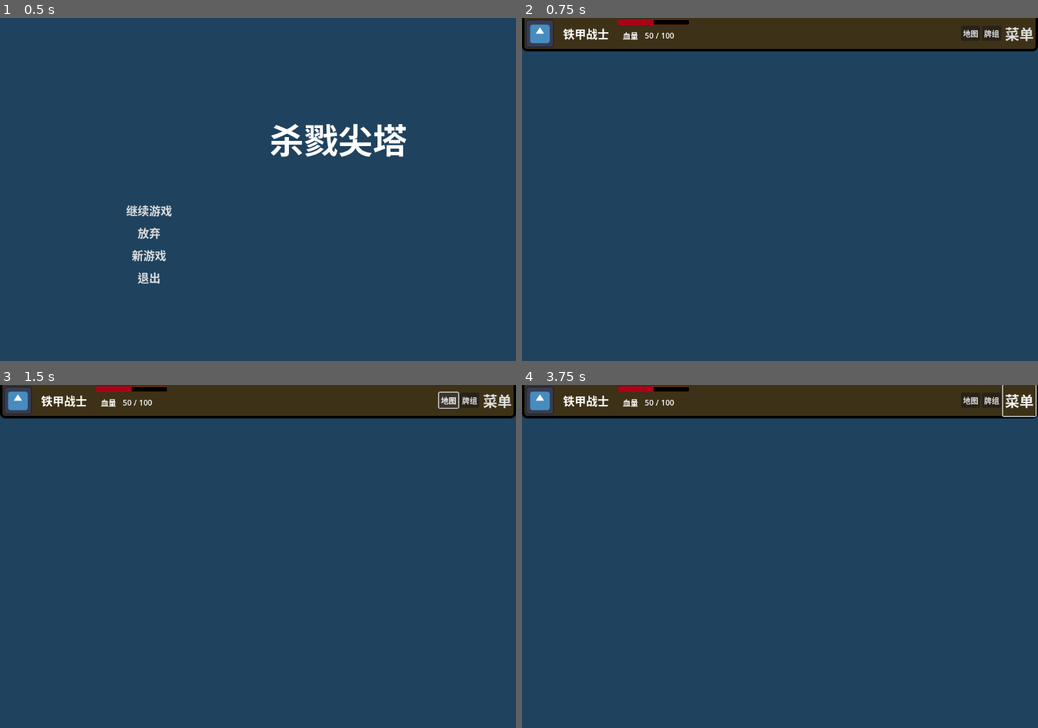
Above: before the commit, frames 1-4 (two rows, left to right).
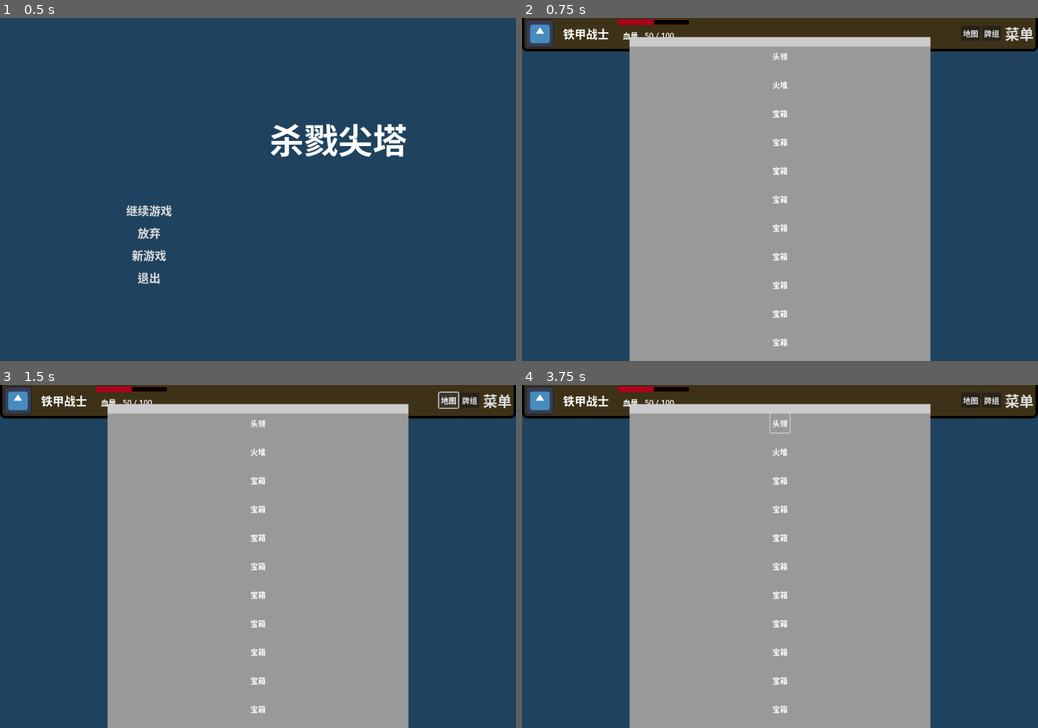
Above: after the commit, the same moments.

Repository: ColorSong97/Slay-the-Spire-1
Game: Godot game, scene res://Scene/main_menu.tscn
The game is run twice, just before and just after one commit, with the same random seed, the same clock (stepped at 60 frames per second) and the same inputs. The engine's default icon, where the game draws it, is replaced by a stand-in: a white triangle on a blue panel in a dark square.
Inputs (mouse positions are in pixels of both pictures, inside the frame that each line leads up to):
- Up to frame 1 (0.5 s): no input
- Up to frame 2 (0.75 s): click "继续游戏" at 0.5 s
- Up to frame 3 (1.5 s): click "地图" at 1.25 s
- Up to frame 4 (3.75 s): click "牌组" at 2 s; click "菜单" at 2.75 s; click (780, 422) at 3.52 s

Frame 1 is identical in both runs. In frame 2, 55% of the frame differs, in the area x 20-80%, y 5-100%; in frame 3, 55%; in frame 4, 55%, in the area x 20-100%, y 0-100%.

Commit message:
20260415
现在可以显示地图了。
房间之间没有了连线，不明白怎么实现。
地图还不能拖动。

奇怪的是 MapData 的运行中错误，它会自己改变。不明白为什么，但是现在在生成地图之前会重置一下。

Diff:
--- /dev/null
+++ b/杀戮尖塔尝试1/Scene/UI/room_button.gd
@@ -0,0 +1,44 @@
+extends Control
+class_name RoomButton
+
+
+signal room_pressed
+
+@onready var label: Label = $Label
+@onready var texture_rect: TextureRect = $TextureRect
+
+@export var room_type: MapRoomNode.RoomType
+@export var is_activated: bool = false
+
+
+func set_room_type(new: MapRoomNode.RoomType) -> void:
+	match new:
+		MapRoomNode.RoomType.COMBAT_NORMAL:
+			label.text = "敌人"
+		MapRoomNode.RoomType.COMBAT_ELITE:
+			label.text = "干部"
+		MapRoomNode.RoomType.COMBAT_BOSS:
+			label.text = "头领"
+		MapRoomNode.RoomType.EVENT:
+			label.text = "?"
+		MapRoomNode.RoomType.CHEST:
+			label.text = "宝箱"
+		MapRoomNode.RoomType.CAMPFIRE:
+			label.text = "火堆"
+		MapRoomNode.RoomType.SHOP:
+			label.text = "$"
+		_:
+			label.text = "FIFA"
+
+func activate() -> void:
+	if not is_activated:
+		is_activated = true
+		texture_rect.visible = true
+
+func deactivate() -> void:
+	if is_activated:
+		is_activated = false
+		texture_rect.visible = false
+
+func _on_button_pressed() -> void:
+	room_pressed.emit()
--- /dev/null
+++ b/杀戮尖塔尝试1/Scene/UI/room_button.tscn
@@ -0,0 +1,28 @@
+[gd_scene load_steps=3 format=3 uid="uid://cfgsf6w5bwan0"]
+
+[ext_resource type="Script" path="res://Scene/UI/room_button.gd" id="1_bcysj"]
+[ext_resource type="Texture2D" uid="uid://br3mdtuq3hl5f" path="res://Asset/choose_circle.png" id="2_cwwof"]
+
+[node name="RoomButton" type="CenterContainer"]
+custom_minimum_size = Vector2(40, 40)
+offset_right = 40.0
+offset_bottom = 40.0
+script = ExtResource("1_bcysj")
+
+[node name="Button" type="Button" parent="."]
+custom_minimum_size = Vector2(40, 40)
+layout_mode = 2
+flat = true
+
+[node name="Label" type="Label" parent="."]
+layout_mode = 2
+text = "敌人"
+
+[node name="TextureRect" type="TextureRect" parent="."]
+visible = false
+custom_minimum_size = Vector2(40, 40)
+layout_mode = 2
+texture = ExtResource("2_cwwof")
+expand_mode = 2
+
+[connection signal="pressed" from="Button" to="." method="_on_button_pressed"]
--- a/杀戮尖塔尝试1/Scene/game.gd
+++ b/杀戮尖塔尝试1/Scene/game.gd
@@ -29,3 +29,16 @@
 	pass
 
 #endregion
+
+func start_game() -> void:
+	game_data.test_print()
+	get_tree().change_scene_to_file("res://Scene/in_game_scene.tscn")
+	await get_tree().process_frame  # 等待一帧，确保场景树构建完成
+	await get_tree().process_frame  # 等待两帧，确保场景树构建完成
+	var in_game_scene = get_node("/root/InGameScene")
+	var map_scene = get_node("/root/InGameScene/MapScene")
+	game_data._map_data.test_generate_map()
+	map_scene.create_map(game_data._map_data)
+
+func back_to_menu() -> void:
+	get_tree().change_scene_to_file("res://Scene/main_menu.tscn")
--- a/杀戮尖塔尝试1/Scene/in_game_scene.tscn
+++ b/杀戮尖塔尝试1/Scene/in_game_scene.tscn
@@ -1,6 +1,8 @@
-[gd_scene load_steps=2 format=3 uid="uid://cymegrm2hc66y"]
+[gd_scene load_steps=4 format=3 uid="uid://cymegrm2hc66y"]
 
 [ext_resource type="PackedScene" uid="uid://cadyfw4lttomr" path="res://Scene/statue_board.tscn" id="1_e7g82"]
+[ext_resource type="PackedScene" uid="uid://b66p2t64nxf2g" path="res://Scene/map/map_scene.tscn" id="2_nvx0o"]
+[ext_resource type="PackedScene" uid="uid://4o31notwqh7i" path="res://Scene/deck_scene.tscn" id="3_pree7"]
 
 [node name="InGameScene" type="Node2D"]
 
@@ -12,3 +14,7 @@
 color = Color(0.120787, 0.256975, 0.368695, 1)
 
 [node name="StatueBoard" parent="." instance=ExtResource("1_e7g82")]
+
+[node name="DeckScene" parent="." instance=ExtResource("3_pree7")]
+
+[node name="MapScene" parent="." instance=ExtResource("2_nvx0o")]
--- a/杀戮尖塔尝试1/Scene/main_menu.gd
+++ b/杀戮尖塔尝试1/Scene/main_menu.gd
@@ -1,5 +1,6 @@
 extends Node2D
 
+@onready var game_node: Node
 @onready var continue_button: Button = $Buttons/VBoxContainer/ContinueButton
 @onready var giveup_button: Button = $Buttons/VBoxContainer/GiveupButton
 @onready var newgame_button: Button = $Buttons/VBoxContainer/NewgameButton
@@ -10,6 +11,7 @@
 
 
 func _ready() -> void:
+	game_node = get_node("/root/Game")
 	save_manager = get_node("/root/Game/SaveManager")
 	await save_manager.ready
 	update_visible()
@@ -29,7 +31,7 @@
 func _on_continue_button_pressed() -> void:
 	if save_manager.load_game() == 0:
 		# 加载成功后切换到游戏场景，游戏场景会从 SaveManager.game_data 恢复状态
-		get_tree().change_scene_to_file("res://Scene/in_game_scene.tscn")
+		game_node.start_game()
 	else:
 		# 加载失败提示
 		var err_dialog = AcceptDialog.new()
@@ -73,7 +75,7 @@
 	# 重置全局游戏数据（例如通过 Autoload 的 GameState）
 	#GameState.reset_to_default()       # 稍后实现
 	# 切换到游戏场景
-	get_tree().change_scene_to_file("res://Scene/in_game_scene.tscn")
+	game_node.start_game()
 
 
 func _on_exit_button_pressed() -> void:
--- /dev/null
+++ b/杀戮尖塔尝试1/Scene/map/map_dragging_state_machine.gd
@@ -0,0 +1,55 @@
+extends Node
+class_name MapStateMachine
+
+@export var initial_state: MapDraggingState
+
+var current_state: MapDraggingState
+var states := {}
+
+
+# 初始化
+func init(card: CardUI) -> void:
+	for child in get_children():
+		if child is MapDraggingState:
+			states[child.state] = child
+			child.transition_requested.connect(_on_transition_requested)
+			child.card_ui = card
+
+	if initial_state:
+		initial_state.enter()
+		current_state = initial_state
+
+
+func on_input(event: InputEvent) -> void:
+	if current_state:
+		current_state.on_input(event)
+
+
+func on_gui_input(event: InputEvent) -> void:
+	if current_state:
+		current_state.on_gui_input(event)
+
+
+func on_mouse_entered() -> void:
+	if current_state:
+		current_state.on_mouse_entered()
+
+
+func on_mouse_exited() -> void:
+	if current_state:
+		current_state.on_mouse_exited()
+
+
+func _on_transition_requested(from: MapDraggingState, to: MapDraggingState.State) -> void:
+	if from != current_state:
+		return
+
+	var new_state: MapDraggingState = states[to]
+	if not new_state:
+		return
+
+	if current_state:
+		current_state.exit()
+
+	new_state.enter()
+	current_state = new_state
--- /dev/null
+++ b/杀戮尖塔尝试1/Scene/map/map_dragging_states/map_dragging_state.gd
@@ -0,0 +1,27 @@
+extends Node
+class_name MapDraggingState
+
+enum State {BASE, CLICKED, DRAGGING, AIMING, RELEASED}
+
+signal transition_requested(from: MapDraggingState, to: State)
+
+@export var state: State
+
+
+func enter() -> void:
+	pass
+
+func exit() -> void:
+	pass
+
+func on_input(_event: InputEvent) ->void:
+	pass
+
+func on_gui_input(_event: InputEvent) -> void:
+	pass
+
+func on_mouse_entered() -> void:
+	pass
+
+func on_mouse_exited() -> void:
+	pass
--- /dev/null
+++ b/杀戮尖塔尝试1/Scene/map/map_scene.gd
@@ -0,0 +1,79 @@
+extends Control
+class_name MapScene
+
+
+@onready var rooms: Array[RoomButton] = []
+
+const ROOM_BUTTON_NODE = preload("res://Scene/UI/room_button.tscn")
+const ROOM_PATH = "PanelContainer/ScrollContainer/VBoxContainer/"
+
+var map_pos: Dictionary = {}
+var lines: Dictionary = {}
+
+#region mouse input
+
+
+
+func _input(event: InputEvent) -> void:
+	pass
+
+#endregion
+
+func create_map(map_data: MapData) -> void:
+	#print_debug("[MapScene] On creating map")
+
+	# 清空房间
+	#print_debug("[MapScene] clear old things")
+	map_pos.clear()
+	lines.clear()
+	for depth in range(1, MapData.MAX_DEPTH + 1):
+		var layer_node = get_node(ROOM_PATH + str(depth))
+		for node in layer_node.get_children():
+			node.queue_free()
+
+	# 绘制房间
+	#print_debug("[MapScene] depth:", MapData.MAX_DEPTH)
+	for depth in range(1, MapData.MAX_DEPTH + 1):
+		var layer_node = get_node(ROOM_PATH + str(depth))
+		#print_debug("[MapScene] at depth ", depth, ", get layer node:", layer_node)
+		for room in map_data.rooms[depth]:
+			print("[MapScene] On creating room: ", room.serialize())
+
+			var room_button_node = ROOM_BUTTON_NODE.instantiate()
+			#await room_button_node.ready
+			if not room_button_node:
+				push_error("[MapScene] Error on creating room UI")
+				return
+			layer_node.add_child(room_button_node)
+			room_button_node.name = str(room.index)
+			room_button_node.set_room_type(room.type)
+			room_button_node.deactivate()
+			room_button_node = null
+
+	for depth in range(1, MapData.MAX_DEPTH + 1):
+		var layer_node = get_node(ROOM_PATH + str(depth))
+		var index = 0		# 记录序号
+		for room in layer_node.get_children():
+			# 记录房间位置
+			map_pos[str(depth) + "_" + str(index)] = room.global_position
+			index += 1
+	#print_debug(map_pos)
+
+	var lines_index = 0		# 记录序号
+	for depth in range(1, MapData.MAX_DEPTH):
+		var layer_node = get_node(ROOM_PATH + str(depth))
+		for room in map_data.rooms[depth]:
+			for next in room.next_rooms:
+				var line: Dictionary = {}
+				line["from"] = map_pos[str(room.depth) + "_" + str(room.index)]
+				line["to"] = map_pos[str(room.depth+1) + "_" + str(next)]
+				lines[lines_index] = line
+				lines_index += 1
+
+func _draw() -> void:
+	# 绘制路径
+	for line in lines:
+		var from_pos = line["from"]
+		var to_pos = line["to"]
+		draw_line(from_pos, to_pos, Color.BLACK, 500)
+	pass
--- /dev/null
+++ b/杀戮尖塔尝试1/Scene/map/map_scene.tscn
@@ -0,0 +1,149 @@
+[gd_scene load_steps=5 format=3 uid="uid://b66p2t64nxf2g"]
+
+[ext_resource type="Script" path="res://Scene/map/map_scene.gd" id="1_1odad"]
+[ext_resource type="Script" path="res://Scene/map/map_dragging_state_machine.gd" id="2_qf14h"]
+[ext_resource type="PackedScene" uid="uid://cfgsf6w5bwan0" path="res://Scene/UI/room_button.tscn" id="3_g27pg"]
+
+[sub_resource type="StyleBoxFlat" id="StyleBoxFlat_2ijc7"]
+border_width_top = 20
+
+[node name="MapScene" type="Control"]
+layout_mode = 3
+anchors_preset = 15
+anchor_right = 1.0
+anchor_bottom = 1.0
+grow_horizontal = 2
+grow_vertical = 2
+script = ExtResource("1_1odad")
+
+[node name="MapDraggingStateMachine" type="Node" parent="."]
+script = ExtResource("2_qf14h")
+
+[node name="PanelContainer" type="PanelContainer" parent="."]
+layout_mode = 1
+offset_left = 225.0
+offset_top = 40.0
+offset_right = 855.0
+offset_bottom = 2040.0
+theme_override_styles/panel = SubResource("StyleBoxFlat_2ijc7")
+
+[node name="ScrollContainer" type="ScrollContainer" parent="PanelContainer"]
+layout_mode = 2
+
+[node name="VBoxContainer" type="VBoxContainer" parent="PanelContainer/ScrollContainer"]
+layout_mode = 2
+size_flags_horizontal = 6
+size_flags_vertical = 3
+theme_override_constants/separation = 20
+
+[node name="20" type="HBoxContainer" parent="PanelContainer/ScrollContainer/VBoxContainer"]
+layout_mode = 2
+size_flags_horizontal = 4
+size_flags_vertical = 4
+
+[node name="RoomButton" parent="PanelContainer/ScrollContainer/VBoxContainer/20" instance=ExtResource("3_g27pg")]
+layout_mode = 2
+room_type = 2
+
+[node name="19" type="HBoxContainer" parent="PanelContainer/ScrollContainer/VBoxContainer"]
+layout_mode = 2
+size_flags_horizontal = 4
+size_flags_vertical = 4
+
+[node name="RoomButton" parent="PanelContainer/ScrollContainer/VBoxContainer/19" instance=ExtResource("3_g27pg")]
+layout_mode = 2
+room_type = 5
+
+[node name="RoomButton2" parent="PanelContainer/ScrollContainer/VBoxContainer/19" instance=ExtResource("3_g27pg")]
+layout_mode = 2
+room_type = 5
+
+[node name="18" type="HBoxContainer" parent="PanelContainer/ScrollContainer/VBoxContainer"]
+layout_mode = 2
+size_flags_horizontal = 4
+size_flags_vertical = 4
+
+[node name="17" type="HBoxContainer" parent="PanelContainer/ScrollContainer/VBoxContainer"]
+layout_mode = 2
+size_flags_horizontal = 4
+size_flags_vertical = 4
+
+[node name="16" type="HBoxContainer" parent="PanelContainer/ScrollContainer/VBoxContainer"]
+layout_mode = 2
+size_flags_horizontal = 4
+size_flags_vertical = 4
+
+[node name="15" type="HBoxContainer" parent="PanelContainer/ScrollContainer/VBoxContainer"]
+layout_mode = 2
+size_flags_horizontal = 4
+size_flags_vertical = 4
+
+[node name="14" type="HBoxContainer" parent="PanelContainer/ScrollContainer/VBoxContainer"]
+layout_mode = 2
+size_flags_horizontal = 4
+size_flags_vertical = 4
+
+[node name="13" type="HBoxContainer" parent="PanelContainer/ScrollContainer/VBoxContainer"]
+layout_mode = 2
+size_flags_horizontal = 4
+size_flags_vertical = 4
+
+[node name="12" type="HBoxContainer" parent="PanelContainer/ScrollContainer/VBoxContainer"]
+layout_mode = 2
+size_flags_horizontal = 4
+size_flags_vertical = 4
+
+[node name="11" type="HBoxContainer" parent="PanelContainer/ScrollContainer/VBoxContainer"]
+layout_mode = 2
+size_flags_horizontal = 4
+size_flags_vertical = 4
+
+[node name="10" type="HBoxContainer" parent="PanelContainer/ScrollContainer/VBoxContainer"]
+layout_mode = 2
+size_flags_horizontal = 4
+size_flags_vertical = 4
+
+[node name="9" type="HBoxContainer" parent="PanelContainer/ScrollContainer/VBoxContainer"]
+layout_mode = 2
+size_flags_horizontal = 4
+size_flags_vertical = 4
+
+[node name="8" type="HBoxContainer" parent="PanelContainer/ScrollContainer/VBoxContainer"]
+layout_mode = 2
+size_flags_horizontal = 4
+size_flags_vertical = 4
+
+[node name="7" type="HBoxContainer" parent="PanelContainer/ScrollContainer/VBoxContainer"]
+layout_mode = 2
+size_flags_horizontal = 4
+size_flags_vertical = 4
+
+[node name="6" type="HBoxContainer" parent="PanelContainer/ScrollContainer/VBoxContainer"]
+layout_mode = 2
+size_flags_horizontal = 4
+size_flags_vertical = 4
+
+[node name="5" type="HBoxContainer" parent="PanelContainer/ScrollContainer/VBoxContainer"]
+layout_mode = 2
+size_flags_horizontal = 4
+size_flags_vertical = 4
+
+[node name="4" type="HBoxContainer" parent="PanelContainer/ScrollContainer/VBoxContainer"]
+layout_mode = 2
+size_flags_horizontal = 4
+size_flags_vertical = 4
+
+[node name="3" type="HBoxContainer" parent="PanelContainer/ScrollContainer/VBoxContainer"]
+layout_mode = 2
+size_flags_horizontal = 4
+size_flags_vertical = 4
+
+[node name="2" type="HBoxContainer" parent="PanelContainer/ScrollContainer/VBoxContainer"]
+layout_mode = 2
+size_flags_horizontal = 4
+size_flags_vertical = 4
+
+[node name="1" type="HBoxContainer" parent="PanelContainer/ScrollContainer/VBoxContainer"]
+layout_mode = 2
+size_flags_horizontal = 4
+size_flags_vertical = 4
--- a/杀戮尖塔尝试1/Scene/map_scene.gd
+++ /dev/null
@@ -1,123 +0,0 @@
-extends Control
-
-## 房间按钮的预制体（可以是 PackedScene 或直接创建 Button）
-#var room_button_scene: PackedScene = preload("res://Scene/UI/RoomButton.tscn")
-
-## 记录每个房间对应的 UI 按钮
-var room_buttons: Dictionary = {}  # key: MapRoomNode, value: Button
-
-## 记录每个房间的中心坐标（用于画线）
-var room_positions: Dictionary = {}
-
-## 容器节点（用于放置按钮和绘制线条）
-@onready var map_container: Control = $MapContainer
-
-func _ready():
-	# 监听游戏地图变化（可自行添加信号）
-	refresh_map()
-
-## 刷新整个地图显示
-func refresh_map():
-	if not Game.map_data:
-		return
-	# 清除原有按钮
-	for child in map_container.get_children():
-		if child is Button:
-			child.queue_free()
-	room_buttons.clear()
-	room_positions.clear()
-
-	# 获取地图数据
-	var map_data = Game.map_data
-	var max_depth = MapData.MAX_DEPTH
-	var max_rooms_per_layer = MapData.MAX_ROOMS_PER_LAYER
-
-	# 计算布局参数
-	var container_size = map_container.size
-	var start_x = 100
-	var start_y = 50
-	var x_step = 150
-	var y_step = 80
-
-	# 遍历所有房间，创建按钮
-	for depth in range(1, max_depth + 1):
-		var layer_rooms = map_data.rooms[depth]
-		var layer_size = layer_rooms.size()
-		# 计算本层起始X坐标（居中）
-		var layer_width = (layer_size - 1) * x_step
-		var offset_x = (container_size.x - layer_width) / 2 if layer_size > 0 else 0
-
-		for idx in range(layer_size):
-			var room = layer_rooms[idx]
-			var btn = room_button_scene.instantiate() if room_button_scene else Button.new()
-			btn.text = _get_room_display_text(room)
-			btn.size = Vector2(100, 50)
-			# 设置位置
-			var pos = Vector2(offset_x + idx * x_step, start_y + (depth-1) * y_step)
-			map_container.add_child(btn)
-			btn.position = pos
-			btn.pressed.connect(_on_room_button_pressed.bind(room))
-			room_buttons[room] = btn
-			room_positions[room] = pos + btn.size / 2  # 中心点用于画线
-
-	# 绘制连接线
-	queue_redraw()
-
-func _draw():
-	if not Game.map_data:
-		return
-	# 绘制所有房间之间的连接线
-	for room in room_positions.keys():
-		var from_pos = room_positions[room]
-		for next_room in room.next_rooms:
-			if room_positions.has(next_room):
-				var to_pos = room_positions[next_room]
-				draw_line(from_pos, to_pos, Color.WHITE, 2.0)
-
-## 房间按钮显示文本（根据类型）
-func _get_room_display_text(room: MapRoomNode) -> String:
-	match room.type:
-		MapRoomNode.RoomType.COMBAT_NORMAL:
-			return "战"
-		MapRoomNode.RoomType.COMBAT_ELITE:
-			return "精英"
-		MapRoomNode.RoomType.COMBAT_BOSS:
-			return "BOSS"
-		MapRoomNode.RoomType.EVENT:
-			return "事件"
-		MapRoomNode.RoomType.CHEST:
-			return "宝箱"
-		MapRoomNode.RoomType.CAMPFIRE:
-			return "火堆"
-		MapRoomNode.RoomType.SHOP:
-			return "商店"
-		_:
-			return "?"
-
-## 点击房间按钮
-func _on_room_button_pressed(room: MapRoomNode):
-	if Game.move_to_room(room):
-		refresh_map()  # 移动后刷新（高亮当前房间）
-		# 可选：进入房间逻辑
-		_enter_room(room)
-	else:
-		print("无法移动到该房间")
-
-## 进入房间（根据房间类型触发不同界面）
-func _enter_room(room: MapRoomNode):
-	# 这里可以发出信号，或直接调用 Game 进入战斗/商店等
-	print("进入房间: ", _get_room_display_text(room))
-
-## 高亮当前房间（可在刷新时根据 current_room 设置按钮颜色）
-func _refresh_highlight():
-	var current = Game.map_data.current_room if Game.map_data else null
-	for room in room_buttons.keys():
-		var btn = room_buttons[room]
-		if room == current:
-			btn.modulate = Color.YELLOW
-			# 也可禁用按钮或改变样式
-		else:
-			btn.modulate = Color.WHITE
-		# 额外：可移动的房间高亮为绿色
-		if current and room in current.next_rooms:
-			btn.modulate = Color.GREEN
--- a/杀戮尖塔尝试1/Scene/map_scene.tscn
+++ /dev/null
@@ -1,8 +0,0 @@
-[gd_scene load_steps=2 format=3 uid="uid://b66p2t64nxf2g"]
-
-[ext_resource type="Script" path="res://Scene/map_scene.gd" id="1_1odad"]
-
-[node name="MapScene" type="Control"]
-layout_mode = 3
-anchors_preset = 0
-script = ExtResource("1_1odad")
--- a/杀戮尖塔尝试1/Scene/statue_board.gd
+++ b/杀戮尖塔尝试1/Scene/statue_board.gd
@@ -15,11 +15,6 @@
 @onready var hp_bar: ProgressBar = $VBoxContainer/MarginContainer2/HBoxContainer/MarginContainer3/VBoxContainer/MarginContainer2/HpBar
 @onready var current_hp: Label = $VBoxContainer/MarginContainer2/HBoxContainer/MarginContainer3/VBoxContainer/MarginContainer/HBoxContainer/MarginContainer2/HBoxContainer/CurrentHp
 @onready var max_hp: Label = $VBoxContainer/MarginContainer2/HBoxContainer/MarginContainer3/VBoxContainer/MarginContainer/HBoxContainer/MarginContainer2/HBoxContainer/MaxHp
-
-
-func _on_menu_button_pressed() -> void:
-	print_debug ("[StatueBoard] menu button pressed")
-	pause_start.emit()
 
 
 func _on_current_hp_changed(new_hp: int) -> void:
@@ -57,3 +52,18 @@
 		print_debug("[StatueBoard] 人物名称已加载")
 	else:
 		push_error("character_name 节点未找到")
+
+
+func _on_menu_button_pressed() -> void:
+	print_debug ("[StatueBoard] menu button pressed")
+	pause_start.emit()
+
+
+func _on_check_deck_button_pressed() -> void:
+	print_debug("[StatueBoard] deck checking button pressed")
+	check_deck_pressed.emit()
+
+
+func _on_check_map_button_pressed() -> void:
+	print_debug("[StatueBoard] map checking button pressed")
+	check_map_pressed.emit()
--- a/杀戮尖塔尝试1/Scene/statue_board.tscn
+++ b/杀戮尖塔尝试1/Scene/statue_board.tscn
@@ -165,4 +165,6 @@
 text = "菜单"
 flat = true
 
+[connection signal="pressed" from="VBoxContainer/MarginContainer/CheckMap/CheckMapButton" to="." method="_on_check_map_button_pressed"]
+[connection signal="pressed" from="VBoxContainer/MarginContainer/CheckDeck/CheckDeckButton" to="." method="_on_check_deck_button_pressed"]
 [connection signal="pressed" from="VBoxContainer/MarginContainer/MarginContainer/MenuButton" to="." method="_on_menu_button_pressed"]
--- a/杀戮尖塔尝试1/Script/resources/map_data.gd
+++ b/杀戮尖塔尝试1/Script/resources/map_data.gd
@@ -68,6 +68,9 @@
 
 # ---------- 生成地图 ----------
 func generate_map(seed: int, room_posibility: Dictionary) -> void:
+	for i in MAX_DEPTH + 1:
+		rooms[i].clear()
+
 	for depth in range(1, MAX_DEPTH + 1):
 		match depth:
 			1:
@@ -82,19 +85,25 @@
 			20:
 				# 生成BOSS房
 				pass
-			# 正常生成随机房间
-			pass
-	pass
+			_:
+				# 正常生成随机房间
+				pass
 
 # ---------- 测试地图 ----------
 func test_generate_map() -> void:
+	for i in MAX_DEPTH + 1:
+		rooms[i].clear()
+
 	# 这是测试用的，生成一条直路
 	for depth in range(1, MAX_DEPTH + 1):
 		var room := MapRoomNode.new()
 		room.set_room(depth, 0, MapRoomNode.RoomType.CHEST)
 		room.next_rooms.append(0)
 		rooms[depth].append(room)
-	pass
+
+	rooms[1][0].set_room(1, 0, MapRoomNode.RoomType.COMBAT_NORMAL)
+	rooms[19][0].set_room(19, 0, MapRoomNode.RoomType.CAMPFIRE)
+	rooms[20][0].set_room(20, 0, MapRoomNode.RoomType.COMBAT_BOSS)
 
 #region 接口
 
--- a/杀戮尖塔尝试1/project.godot
+++ b/杀戮尖塔尝试1/project.godot
@@ -23,7 +23,6 @@
 
 window/size/viewport_width=1080
 window/size/viewport_height=720
-window/size/resizable=false
 
 [input]
 
--- a/杀戮尖塔尝试1/savegame1.json
+++ b/杀戮尖塔尝试1/savegame1.json
@@ -5,7 +5,10 @@
 		"gold": 0,
 		"health": 80,
 		"map_data": {
-			"current": null,
+			"current": [
+				1,
+				0
+			],
 			"rooms": [
 				[
 					{
Binary file added: 杀戮尖塔尝试1/Asset/choose_circle.aseprite
Binary file added: 杀戮尖塔尝试1/Asset/choose_circle.png
Not shown, added: 杀戮尖塔尝试1/Asset/choose_circle.png.import
Not shown, added: 日志/20260415.md
Not shown, added: 杀戮尖塔尝试1/Scene/mapF01D.tmp
